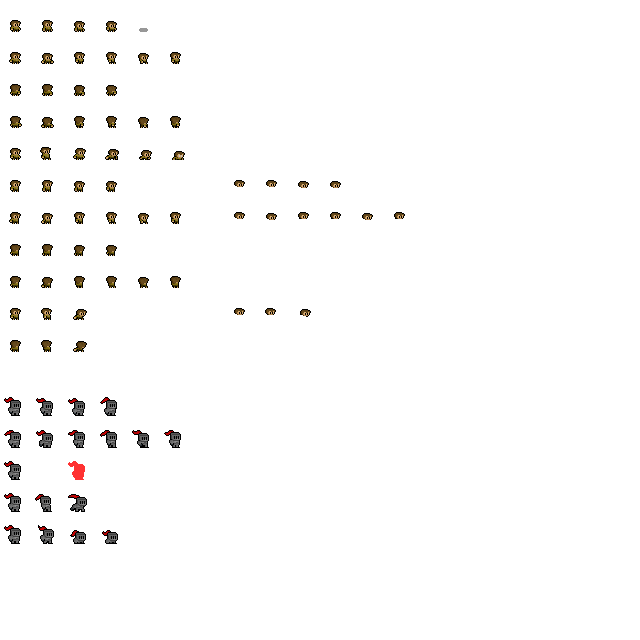
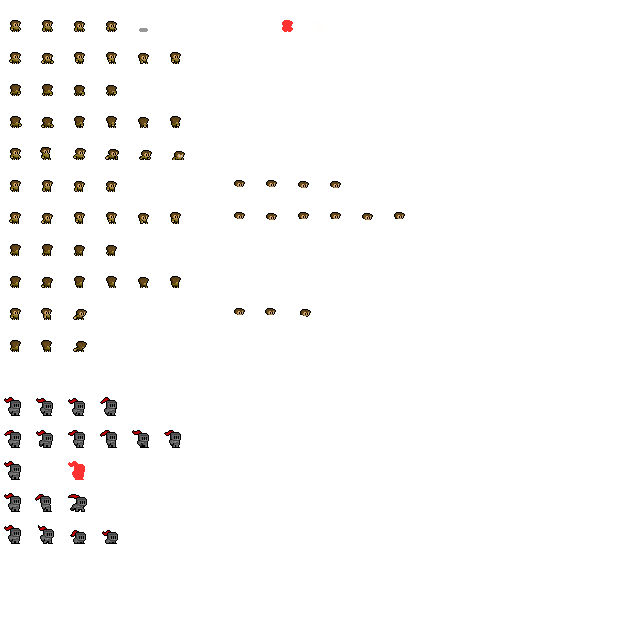
The second 640x640 image is a revision of the first. Changes to its layers:
pixels changed over [282,20,325,32] (layer not identified)